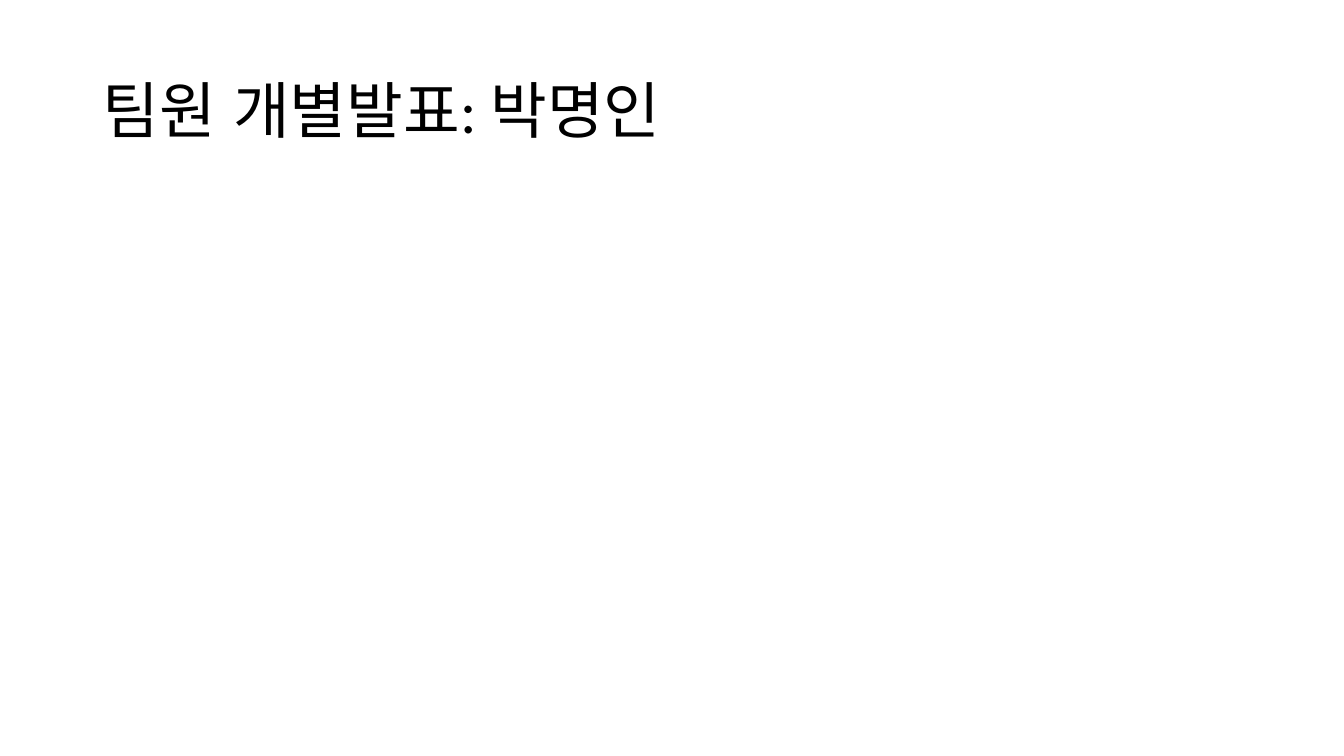
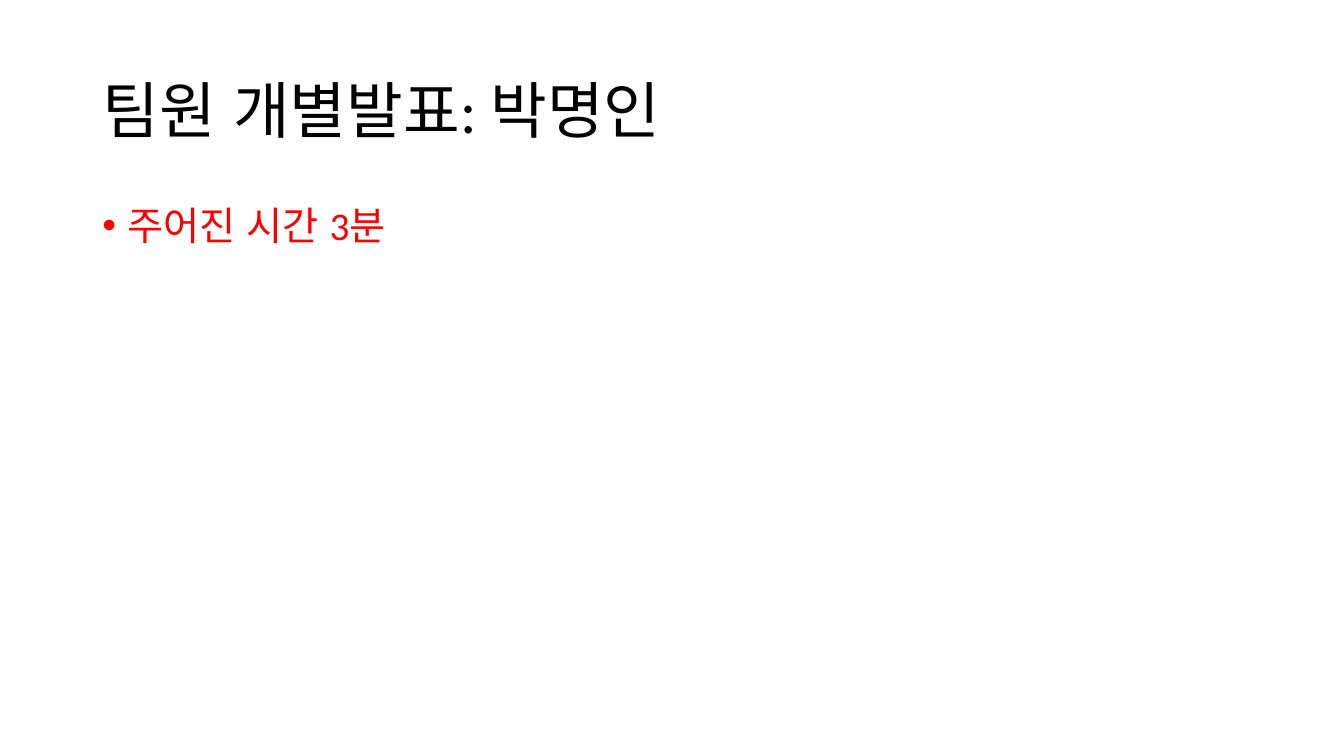
Before and after one commit to JonJaryongLee/AccountBook, a slide deck: slide 19 of 문서자료/AccountBook_최종발표_PPT.pptx (slide 18 before the commit). Drawn at 1344x756 pixels with LibreOffice and Linux fonts; fonts in the diff are those of the drawing. Boxes give left, top, right and bottom in pixels: in the first picture for what was removed or moved away, otherwise in the second. Text is boxed around its words. In the diff, an @@ line names an element or a change of style, - is before the commit and + after.

```diff
--- a/문서자료/AccountBook_최종발표_PPT.pptx
+++ b/문서자료/AccountBook_최종발표_PPT.pptx
@@ text added at (x1=128, y1=207, x2=386, y2=243), 28 pt, text #FF0000 @@
+• 주어진 시간 3분
```
Also in this commit, not shown: 4 other slides changed, 4 slides added, 2 slides removed, 1 other file.
